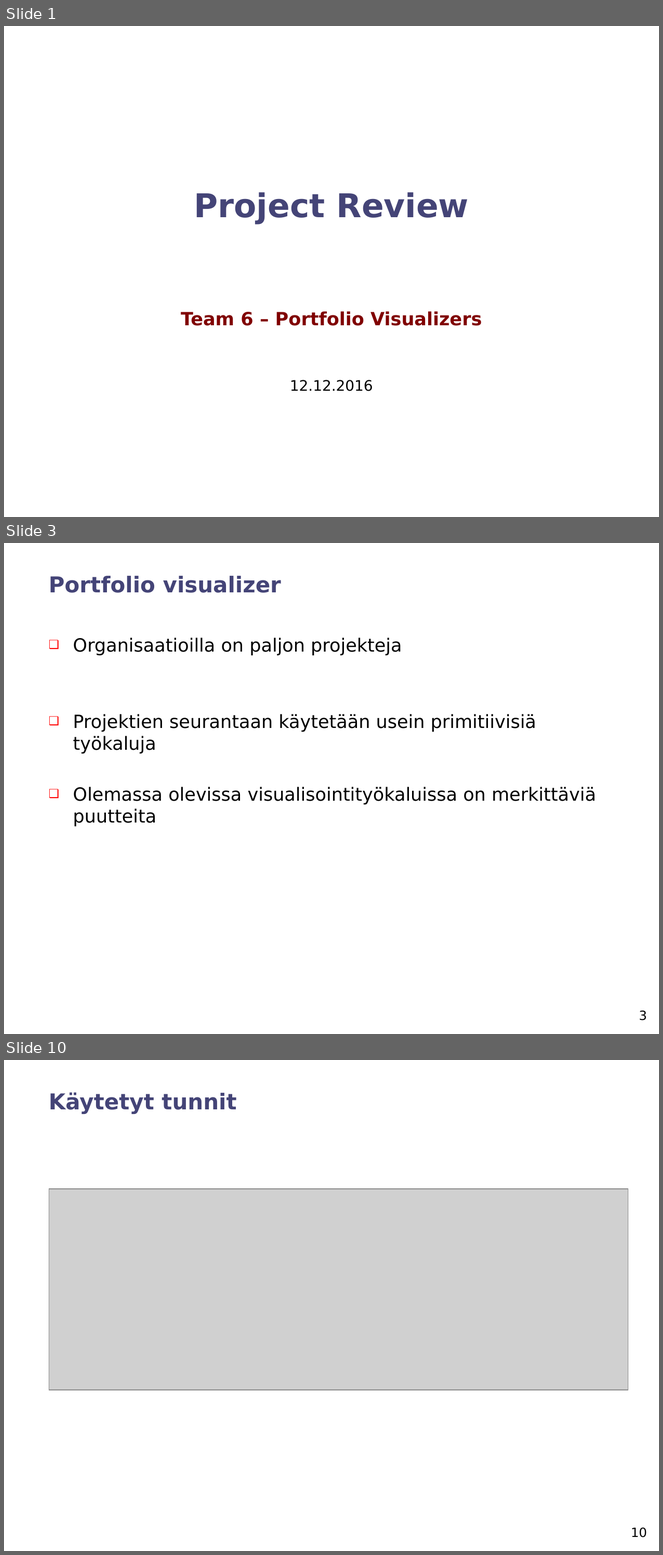
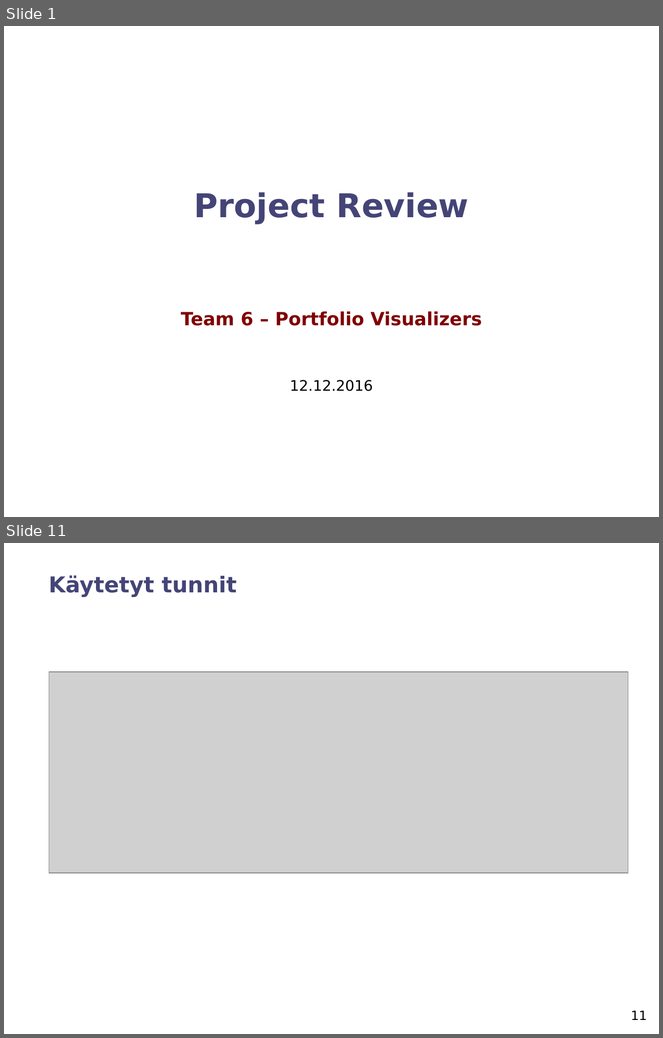
Before and after one commit to chaperweb/portfolio-visualiser, a slide deck: Documents/Review_1/project_review_team6.ppt. Shown one above the other, each under a label of ours: slides 1, 3 and 10 before the commit, slides 1 and 11 after it; the slides between them are not shown. The pictures are 663x1555 and 663x1038 pixels, drawn with LibreOffice and Linux fonts; fonts in the diff are those of the drawing; grey boxes stand for pictures. Boxes give left, top, right and bottom in pixels: in the first picture for what was removed or moved away, otherwise in the second. Text is boxed around its words. In the diff, an @@ line names an element or a change of style, - is before the commit and + after.

```diff
--- a/Documents/Review_1/project_review_team6.ppt
+++ b/Documents/Review_1/project_review_team6.ppt
@@ slide 3 removed at <box>4,543,659,1034</box>, background #FFFFFF @@
@@ text removed at <box>49,576,281,593</box> @@
-Portfolio visualizer
@@ text removed at <box>73,638,596,827</box> @@
-❑ Organisaatioilla on paljon projekteja
-❑ Projektien seurantaan käytetään usein primitiivisiä työkaluja
-❑ Olemassa olevissa visualisointityökaluissa on merkittäviä puutteita
@@ page number removed at <box>639,1010,647,1021</box> @@
-3
@@ what was slide 10 is now slide 11 @@
@@ page number at <box>631,1011,647,1020</box>: text changed @@
-10
+11
```
Also in this commit, not shown: 1 slide changed, 3 slides added, 1 other slide removed.
